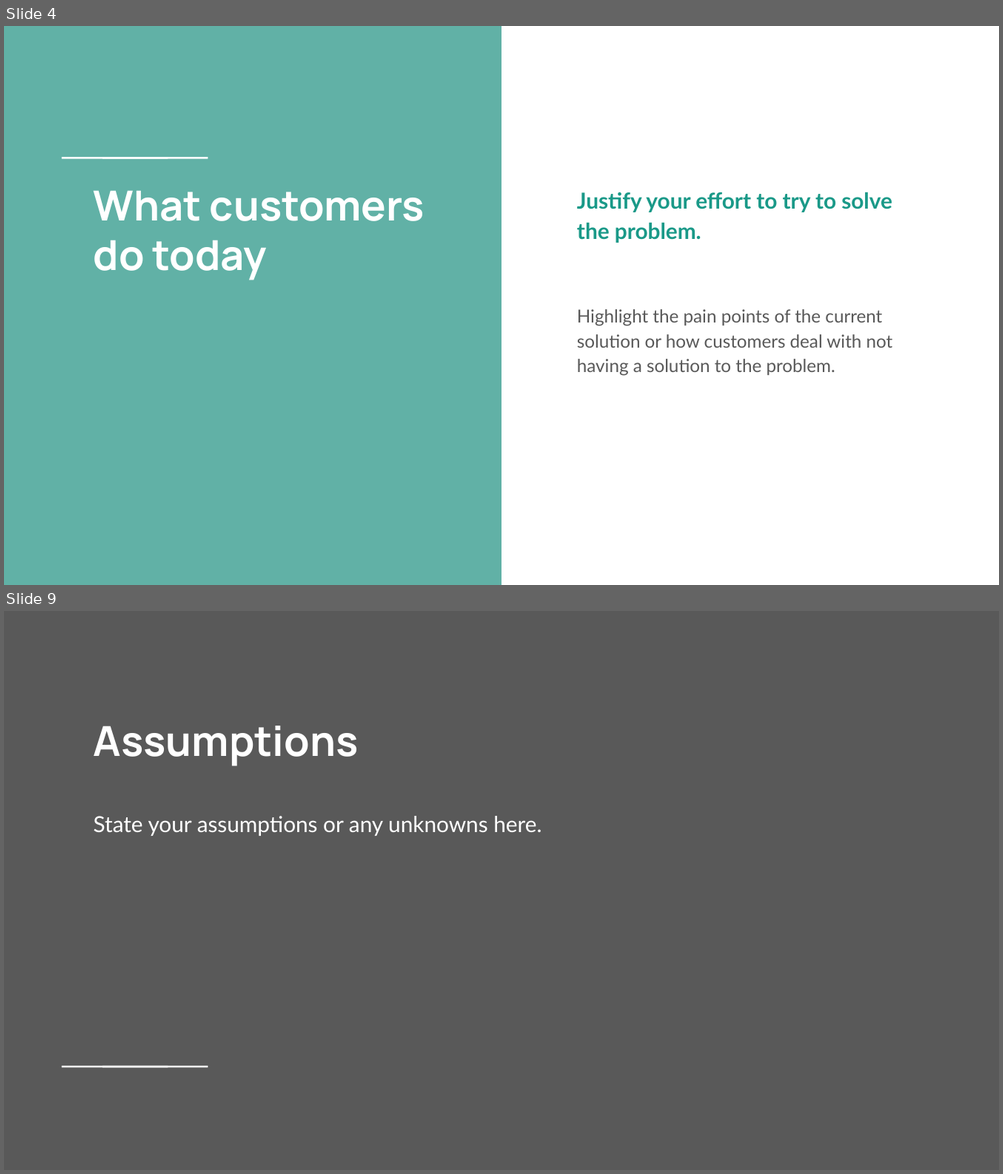
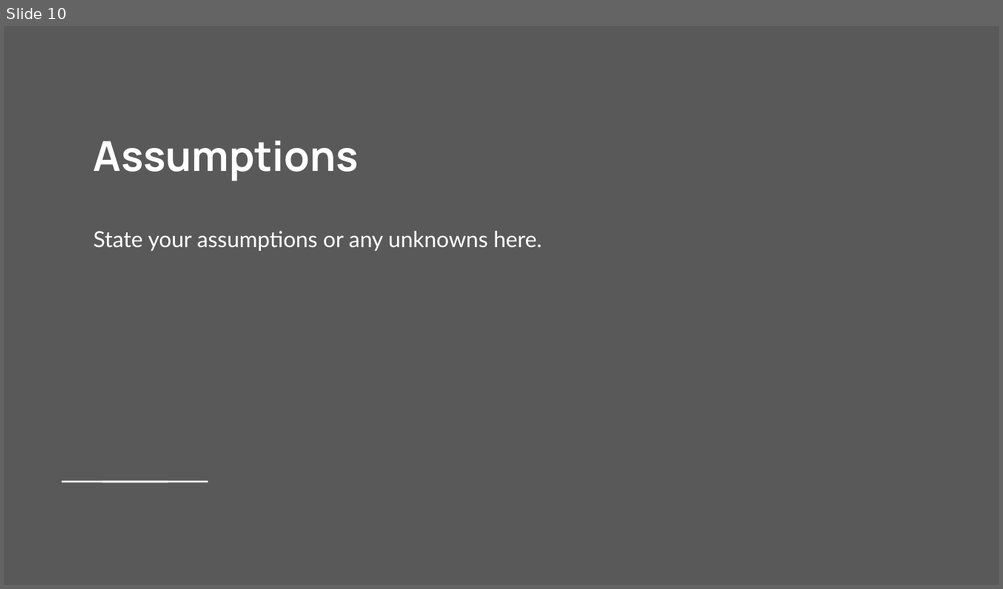
Before and after one commit to Jarney903/Red-ProjectHub, a slide deck: Presentation/Presentation1.pptx. Shown one above the other, each under a label of ours: slides 4 and 9 before the commit, slide 10 after it; the slides between them are not shown. The pictures are 1003x1174 and 1003x589 pixels, drawn with LibreOffice and Linux fonts; fonts in the diff are those of the drawing; background and template pictures are left out. Boxes give left, top, right and bottom in pixels: in the first picture for what was removed or moved away, otherwise in the second. Text is boxed around its words. In the diff, an @@ line names an element or a change of style, - is before the commit and + after.

```diff
--- a/Presentation/Presentation1.pptx
+++ b/Presentation/Presentation1.pptx
@@ slide 4 removed at (x1=4, y1=26, x2=999, y2=585), background #FFFFFF @@
@@ rectangle removed at (x1=4, y1=26, x2=501, y2=585) @@
@@ rectangle removed at (x1=94, y1=156, x2=135, y2=160) @@
@@ rectangle removed at (x1=134, y1=156, x2=175, y2=160) @@
@@ title removed at (x1=94, y1=190, x2=424, y2=281) @@
-What customers do today
@@ text removed at (x1=577, y1=192, x2=893, y2=376) @@
-Justify your effort to try to solve the problem.
-Highlight the pain points of the current solution or how customers deal with not having a solution to the problem.
@@ what was slide 9 is now slide 10 @@
```
Also in this commit, not shown: 6 slides added, 4 other slides removed.
